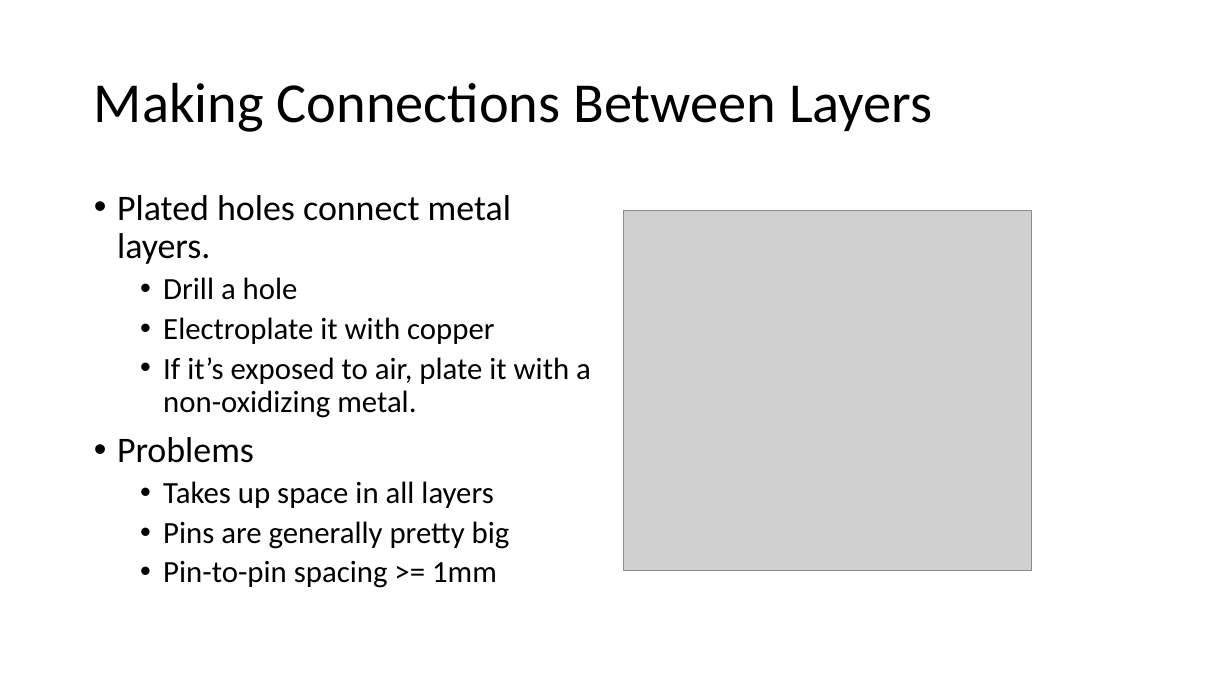
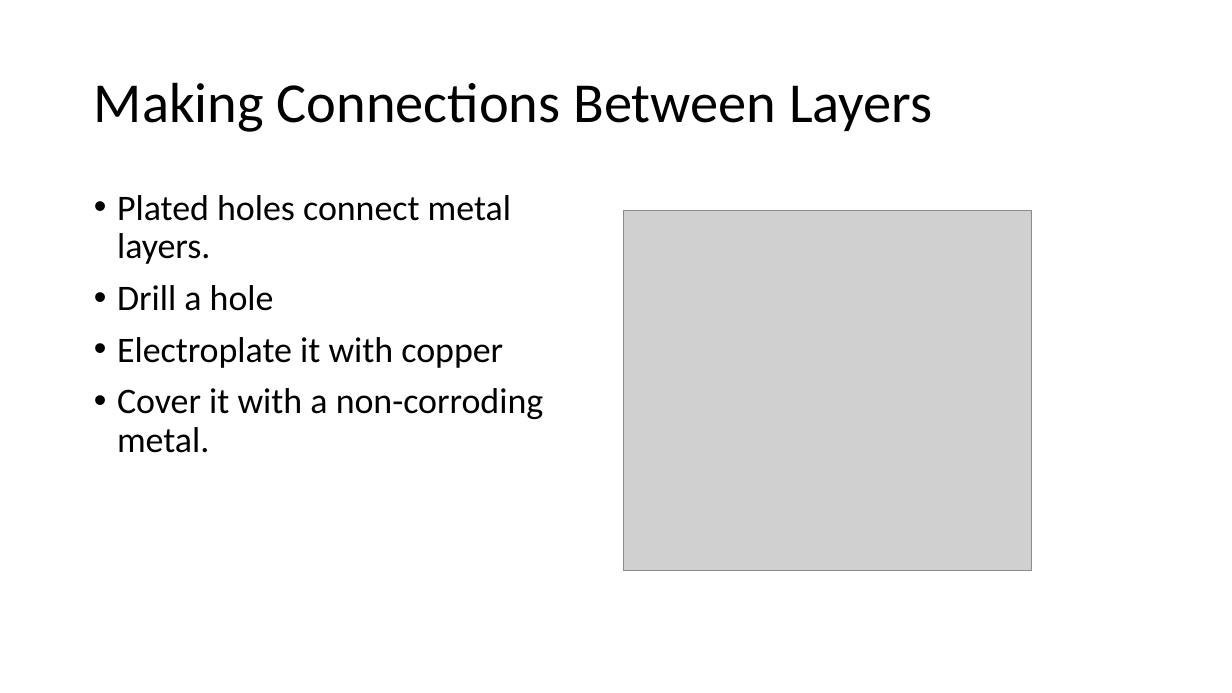
Before and after one commit to NVSL/QuadClass-Resources, a slide deck: slide 8 of labs/Introduction-To-Eagle/Introduction-To-Eagle.pptx. Drawn at 1232x693 pixels with LibreOffice and Linux fonts; fonts in the diff are those of the drawing; grey boxes stand for pictures. Boxes give left, top, right and bottom in pixels: in the first picture for what was removed or moved away, otherwise in the second. Text is boxed around its words. In the diff, an @@ line names an element or a change of style, - is before the commit and + after.

```diff
--- a/labs/Introduction-To-Eagle/Introduction-To-Eagle.pptx
+++ b/labs/Introduction-To-Eagle/Introduction-To-Eagle.pptx
@@ text at bbox=[117, 285, 503, 368]: size 24 to 28 pt in "Drill a hole", "Electroplate it with copper"; list level 2 to 1 in "Drill a hole"; list level 2 to 1 in "Electroplate it with copper" @@
@@ text at bbox=[117, 388, 544, 453]: text changed; size 24 to 28 pt @@
-  • If it’s exposed to air, plate it with a non-oxidizing metal.
-• Problems
-  • Takes up space in all layers
-  • Pins are generally pretty big
-  • Pin-to-pin spacing >= 1mm
+• Cover it with a non-corroding metal.
```
Also in this commit, not shown: 11 other slides changed, 1 slide added, 9 other files.
